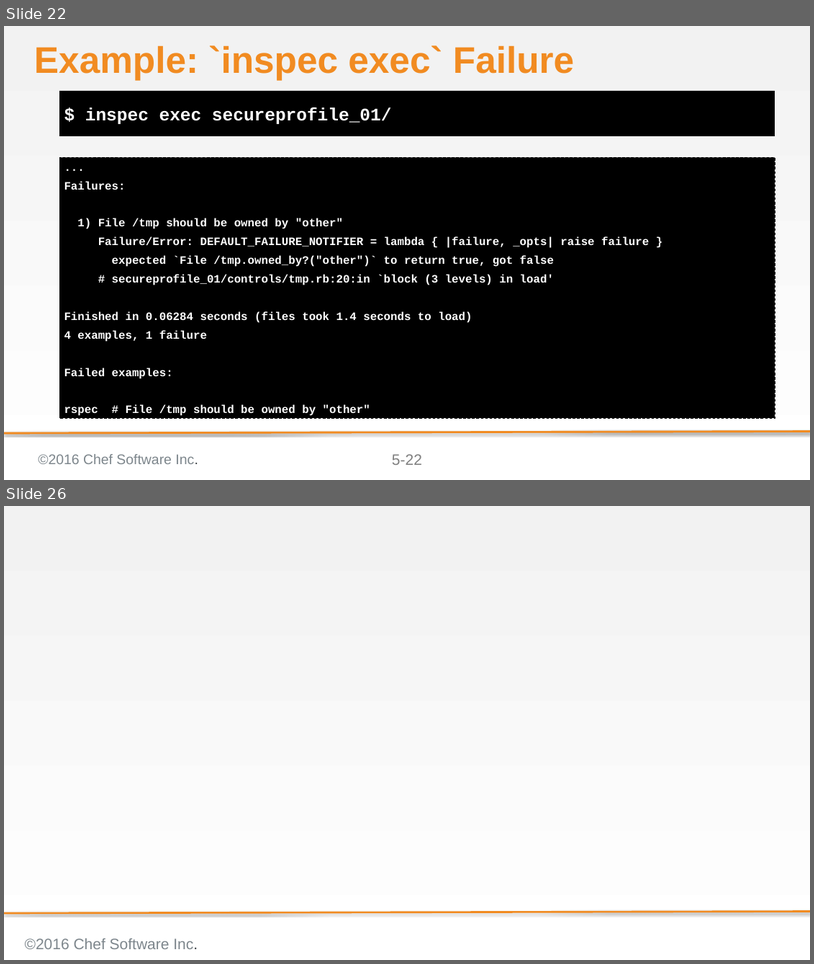
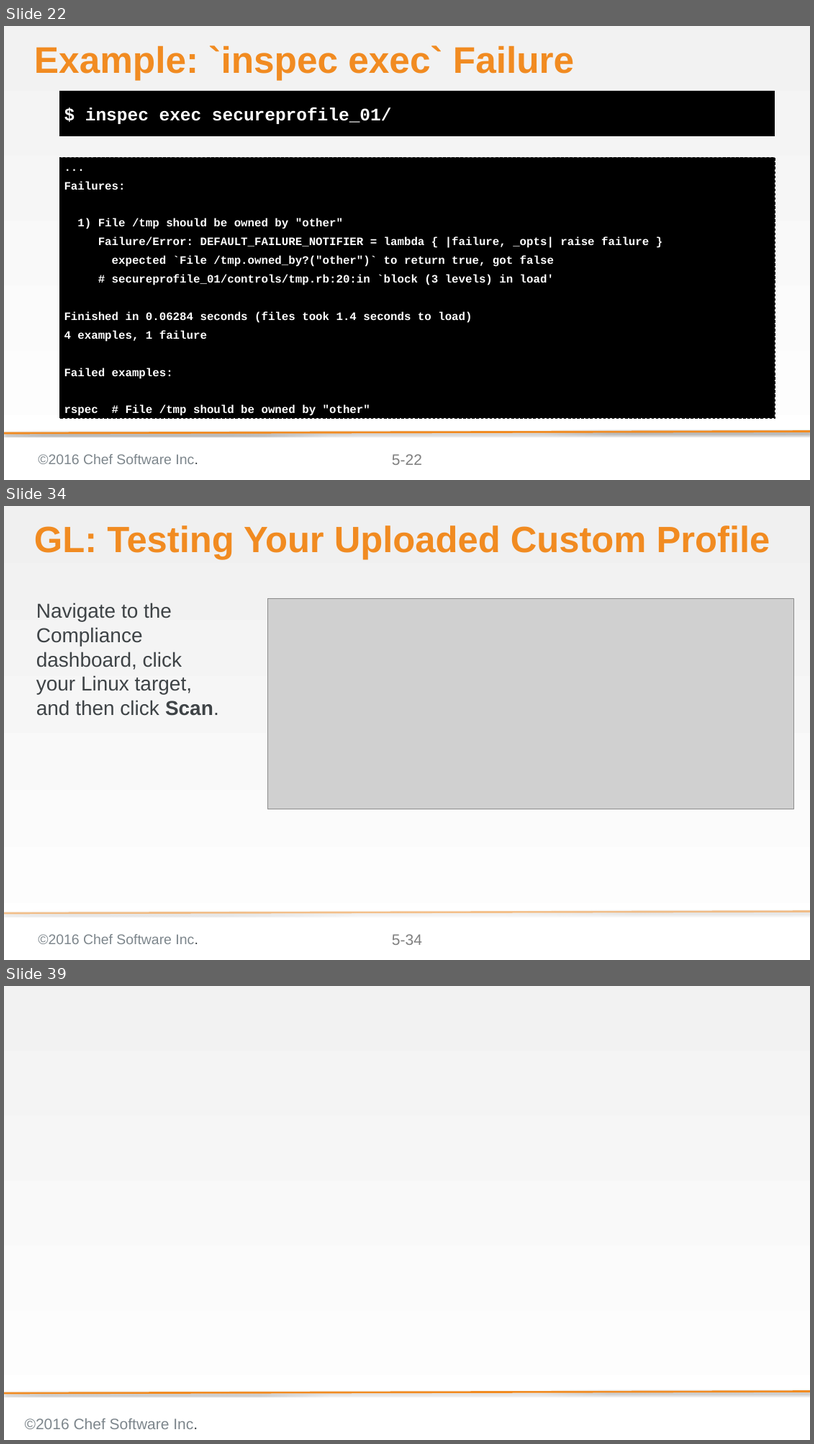
Before and after one commit to bchamby/chef-compliance-installation-configuration-operation, a slide deck: 05-creating-custom-profiles.pptx. Shown one above the other, each under a label of ours: slides 22 and 26 before the commit, slides 22, 34 and 39 after it; the slides between them are not shown. The pictures are 814x964 and 814x1444 pixels, drawn with LibreOffice and Linux fonts; fonts in the diff are those of the drawing; grey boxes stand for pictures; background and template pictures are left out. Boxes give left, top, right and bottom in pixels: in the first picture for what was removed or moved away, otherwise in the second. Text is boxed around its words. In the diff, an @@ line names an element or a change of style, - is before the commit and + after.

Commit message:
Rewrote 05-creating-custom-profiles to support inspec 0.14.7. on target nodes

```diff
--- a/05-creating-custom-profiles.pptx
+++ b/05-creating-custom-profiles.pptx
@@ slide 34 added at (4,506,810,960), background gradient #F0F0F0 to #FFFFFF; not listed: 3 template elements that a slide beside it also shows @@
@@ title added at (34,525,771,560), 58 pt, text #F18B21, bold @@
+GL: Testing Your Uploaded Custom Profile
@@ text added at (36,602,219,716), 32 pt, text #3E4346 @@
+Navigate to the Compliance dashboard, click your Linux target, and then click Scan.
@@ picture added at (268,598,794,808) @@
@@ what was slide 26 is now slide 39 @@
```
Also in this commit, not shown: 3 slides changed, 12 other slides added.
